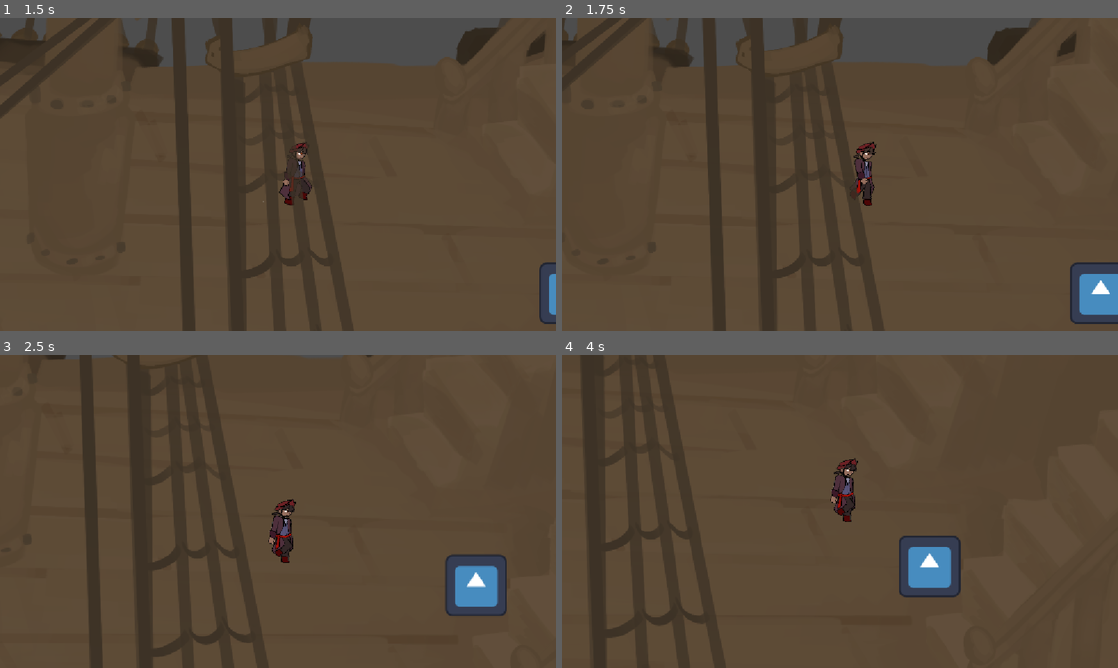
Above: before the commit, frames 1-4 (two rows, left to right).
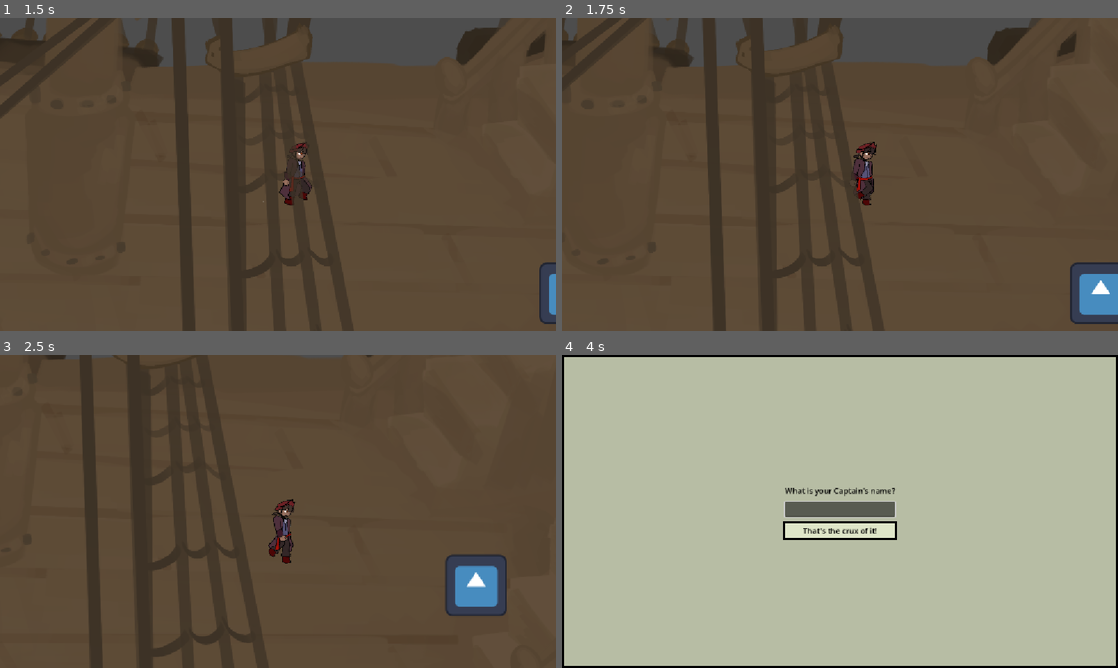
Above: after the commit, the same moments.

Repository: Lochi-dot-JPEG/crux
Game: Godot game, scene res://ui/title/title.tscn
Two runs of this game, one before a commit and one after it. Both use one fixed random seed, a clock stepped at 60 frames per second and the inputs below. The engine's default icon, where the game draws it, is replaced by a stand-in: a white triangle on a blue panel in a dark square.
Inputs (mouse positions are in pixels of both pictures, inside the frame that each line leads up to):
- Up to frame 1 (1.5 s): click "Play" at 0.5 s; tap Enter at 1.25 s; move the mouse to (400, 158) at 1.27 s; hold D (right) from 1.28 s (still down); tap E (interact) at 1.35 s; click (400, 158) at 1.42 s
- Up to frame 2 (1.75 s): keep holding D (right)
- Up to frame 3 (2.5 s): move the mouse to (166, 527) at 2.02 s; release D (right) at 2.03 s; hold Down (down) from 2.03 s (still down); tap E (interact) at 2.1 s
- Up to frame 4 (4 s): move the mouse to (895, 442) at 2.77 s; release Down (down) at 2.78 s; hold D (right) 2.78-3.53 s; tap Alt at 2.85 s; tap E (interact) at 3.05, 3.8 s; move the mouse to (812, 574) at 3.52 s; hold W (up) from 3.53 s (still down); tap Shift at 3.6 s; click (812, 574) at 3.67 s

Frame 1 is identical in both runs. In frame 2, 0.3% of the frame differs, in the area x 52-57%, y 39-60%; in frame 3, 0.4%; in frame 4, 100%, in the area x 0-100%, y 0-100%.
Error before the commit: Parse Error: Identifier "finished_dialogue" not declared in the current scope. (res://ui/dialogue/dialogue.gd:26)

Commit message:
locking player in dialogue

Diff:
--- a/entities/npc/npc.gd
+++ b/entities/npc/npc.gd
@@ -14,8 +14,11 @@
 			pass
 
 func on_interact():
-	Globals.dialogue_played.emit("test")
 	match npcEnum:
+		Globals.CHARACTER.SOUSCHEF:
+			Globals.dialogue_played.emit("souschef-warning")
 		Globals.CHARACTER.CHEF:
-			# TODO use globals to show dialogue
+			Globals.dialogue_played.emit("chef-intro")
 			pass
+		Globals.CHARACTER.YOU:
+			Globals.dialogue_played.emit("test")
--- a/entities/player/player_controller.gd
+++ b/entities/player/player_controller.gd
@@ -9,8 +9,20 @@
 @export var WALK:String
 
 var interactable_npcs:Array[Node2D] = []
+var can_move = true
+
+func _ready() -> void:
+	Globals.finished_dialogue.connect(_finished_dialogue)
+
+func _finished_dialogue() -> void:
+	can_move = true
+	print("finsiehd dialogues")
+
 
 func handle_movement():
+	print(can_move)
+	if not can_move:
+		return
 	var direction := Input.get_vector("left", "right", "up", "down")
 	if Globals.camera.override_target != null:
 		pass
@@ -35,6 +47,8 @@
 		return
 	for npc:Node2D in interactable_npcs:
 		npc.get_parent().on_interact()
+		can_move = false
+	interactable_npcs = []
 
 func _npc_enter_interaction_area(npc:Node2D):
 	if (npc == PLAYER_COLLSION_NODE):
--- a/scripts/globals.gd
+++ b/scripts/globals.gd
@@ -14,8 +14,11 @@
 const GAME_TITLE = "Your Game Title"
 
 signal dialogue_played(file)
+signal switch_scene(packed_scene : PackedScene)
+signal finished_dialogue
 
 var camera: Camera2D
+
 
 enum CHARACTER {
 	YOU,
--- a/sprites/player.tres
+++ b/sprites/player.tres
@@ -36,10 +36,10 @@
 "texture": ExtResource("5_03p6o")
 }, {
 "duration": 1.0,
-"texture": ExtResource("6_hwhu7")
+"texture": ExtResource("7_tsxj6")
 }, {
 "duration": 1.0,
-"texture": ExtResource("7_tsxj6")
+"texture": ExtResource("6_hwhu7")
 }, {
 "duration": 1.0,
 "texture": ExtResource("8_re4hw")
--- a/ui/dialogue/dialogue.gd
+++ b/ui/dialogue/dialogue.gd
@@ -23,7 +23,7 @@
 		loaded_lines = []
 		hide()
 		Globals.dialogue_target_camera(Globals.CHARACTER.YOU)
-		finished_dialogue.emit()
+		Globals.finished_dialogue.emit()
 		return
 	_show_dialogue_line(current_line)
 
--- /dev/null
+++ b/ui/main/main.gd
@@ -0,0 +1,12 @@
+extends Control
+
+@onready var viewport : SubViewport = %SubViewport
+
+func _ready() -> void:
+	Globals.switch_scene.connect(_switch_scene)
+
+func _switch_scene(scene : PackedScene):
+	for child in viewport.get_children():
+		child.queue_free()
+
+	viewport.add_child(scene.instantiate())
--- a/ui/main/main.tscn
+++ b/ui/main/main.tscn
@@ -1,6 +1,7 @@
 [gd_scene format=3 uid="uid://ll38dsblkihl"]
 
 [ext_resource type="PackedScene" uid="uid://bh3nol7uig0r3" path="res://locations/placeholder/placeholder.tscn" id="1_3a1op"]
+[ext_resource type="Script" uid="uid://d4l7wdeg0181v" path="res://ui/main/main.gd" id="1_ircy7"]
 [ext_resource type="PackedScene" uid="uid://b7rgfhpcmfq04" path="res://ui/hud/hud.tscn" id="2_7mc2q"]
 
 [node name="Main" type="Control" unique_id=656215737]
@@ -10,6 +11,7 @@
 anchor_bottom = 1.0
 grow_horizontal = 2
 grow_vertical = 2
+script = ExtResource("1_ircy7")
 
 [node name="SubViewportContainer" type="SubViewportContainer" parent="." unique_id=1971859441]
 layout_mode = 1
@@ -21,6 +23,7 @@
 stretch = true
 
 [node name="SubViewport" type="SubViewport" parent="SubViewportContainer" unique_id=73695922]
+unique_name_in_owner = true
 handle_input_locally = false
 size = Vector2i(1152, 648)
 render_target_update_mode = 4
Not shown, added: ui/main/main.gd.uid
